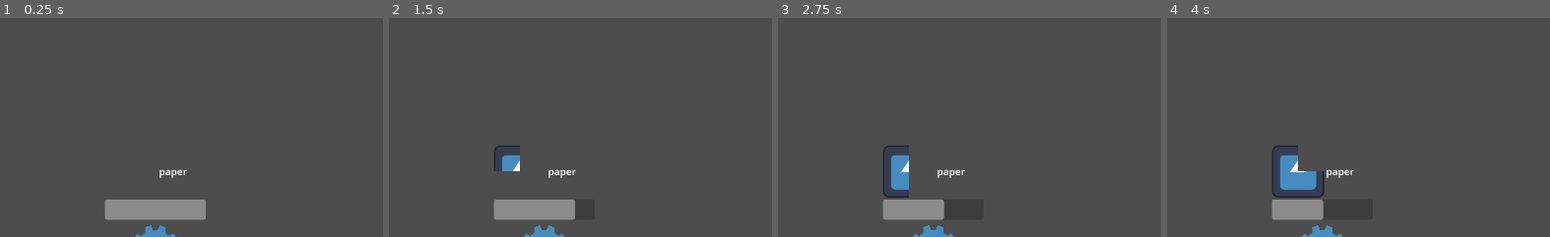
Above: before the commit, frames 1-4 (left to right).
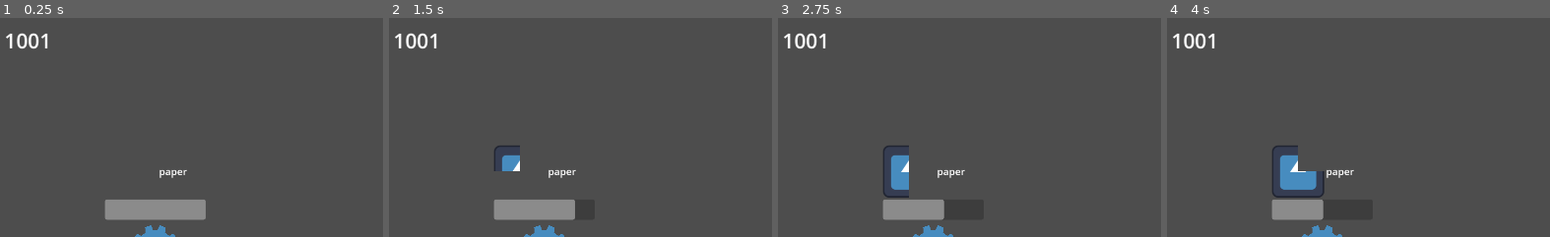
Above: after the commit, the same moments.

Repository: We-Are-Gamers/LD54
Game: Godot game, scene res://ads/game_scene.tscn
Two runs of this game, one before a commit and one after it. Both use one fixed random seed, a clock stepped at 60 frames per second and the inputs below. The engine's default icon, where the game draws it, is replaced by a stand-in: a white triangle on a blue panel in a dark square.
Inputs:
- Up to frame 1 (0.25 s): no input
- Up to frame 2 (1.5 s): click "Rock" at 0.5 s; click "Paper" at 1.25 s
- Up to frame 3 (2.75 s): click "Scissors" at 2 s
- Up to frame 4 (4 s): click "Heal" at 2.75 s; click "Rock" at 3.5 s
The pictures show only the part of the screen within x 0-50%, y 0-50%; the shares and areas given below are measured in that part.

The runs differ from the first frame. In frame 1, 0.4% of the frame differs, in the area x 1-13%, y 6-15%; in frame 2, 0.4%; in frame 3, 0.4%; in frame 4, 0.4%.

Commit message:
'lets create a banking system' - venitians in 1587

Diff:
--- a/ads/game_scene.tscn
+++ b/ads/game_scene.tscn
@@ -1,7 +1,8 @@
-[gd_scene load_steps=9 format=3 uid="uid://bxx0vlyg407th"]
+[gd_scene load_steps=10 format=3 uid="uid://bxx0vlyg407th"]
 
 [ext_resource type="Script" path="res://ads/game_scene.gd" id="1_o80gi"]
 [ext_resource type="PackedScene" uid="uid://bc4ksfds1f7f6" path="res://ads/ad_menu.tscn" id="3_djckg"]
+[ext_resource type="PackedScene" uid="uid://bon4n6x2rayul" path="res://bank.tscn" id="5_6xkjg"]
 [ext_resource type="PackedScene" uid="uid://dmgjiunetoneg" path="res://ads/ad_preview_box.tscn" id="5_ejk4q"]
 [ext_resource type="PackedScene" uid="uid://bdgqmxnvkmncq" path="res://rpg/test_scene.tscn" id="6_umoe3"]
 
@@ -63,4 +64,8 @@
 [node name="test_scene" parent="." instance=ExtResource("6_umoe3")]
 z_index = -1
 
+[node name="Bank" parent="." instance=ExtResource("5_6xkjg")]
+position = Vector2(118, 59)
+balance = 1001
+
 [connection signal="spawn_ad_preview" from="CanvasLayer/AdMenu" to="." method="_on_spawn_ad_preview"]
--- /dev/null
+++ b/bank.gd
@@ -0,0 +1,31 @@
+extends Node2D
+
+
+@export var balance: int = 1000
+
+# Called when the node enters the scene tree for the first time.
+func _ready():
+	update_balance_view()
+
+
+# Called every frame. 'delta' is the elapsed time since the previous frame.
+func _process(delta):
+	pass
+
+
+func update_balance_view():
+	$BoxContainer/RichTextLabel.text = '[center]{0}[/center]'.format([str(balance)])
+
+func get_balance() -> int:
+	return balance
+
+func withdraw(amount) -> bool:
+	if balance >= amount:
+		balance -= amount
+		update_balance_view()
+		return true
+	return false
+
+func deposit(amount):
+	balance += amount
+	update_balance_view()
--- /dev/null
+++ b/bank.tscn
@@ -0,0 +1,36 @@
+[gd_scene load_steps=3 format=3 uid="uid://bon4n6x2rayul"]
+
+[ext_resource type="Script" path="res://bank.gd" id="1_httop"]
+
+[sub_resource type="Theme" id="Theme_6hpcw"]
+default_font_size = 50
+
+[node name="Bank" type="Node2D"]
+script = ExtResource("1_httop")
+
+[node name="BoxContainer" type="BoxContainer" parent="."]
+anchors_preset = 8
+anchor_left = 0.5
+anchor_top = 0.5
+anchor_right = 0.5
+anchor_bottom = 0.5
+offset_left = -102.5
+offset_top = -79.5
+offset_right = 102.5
+offset_bottom = 79.5
+grow_horizontal = 2
+grow_vertical = 2
+size_flags_horizontal = 4
+size_flags_vertical = 4
+size_flags_stretch_ratio = 0.0
+alignment = 1
+
+[node name="RichTextLabel" type="RichTextLabel" parent="BoxContainer"]
+custom_minimum_size = Vector2(500, 0)
+layout_mode = 2
+size_flags_horizontal = 4
+size_flags_vertical = 4
+theme = SubResource("Theme_6hpcw")
+bbcode_enabled = true
+text = "[center]1000[/center]"
+fit_content = true
